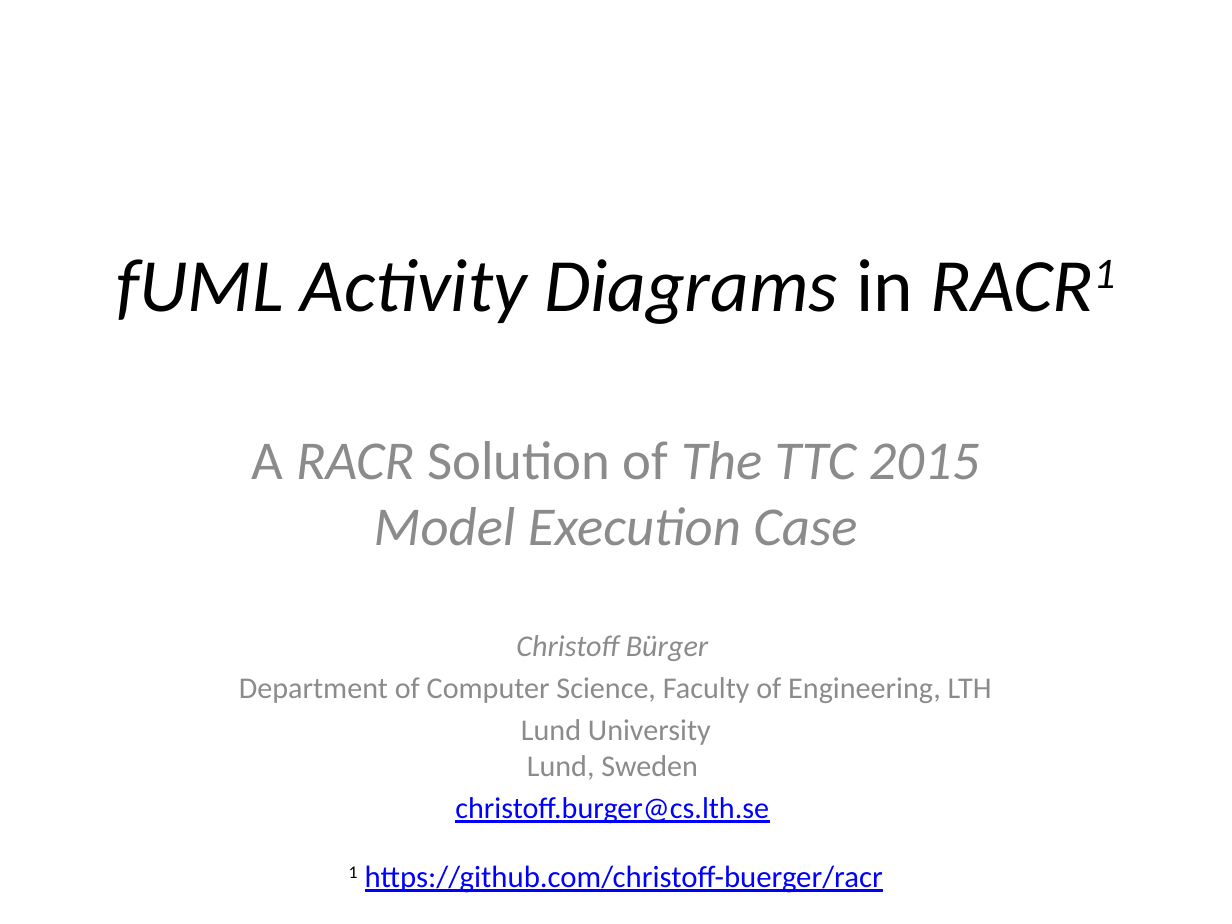
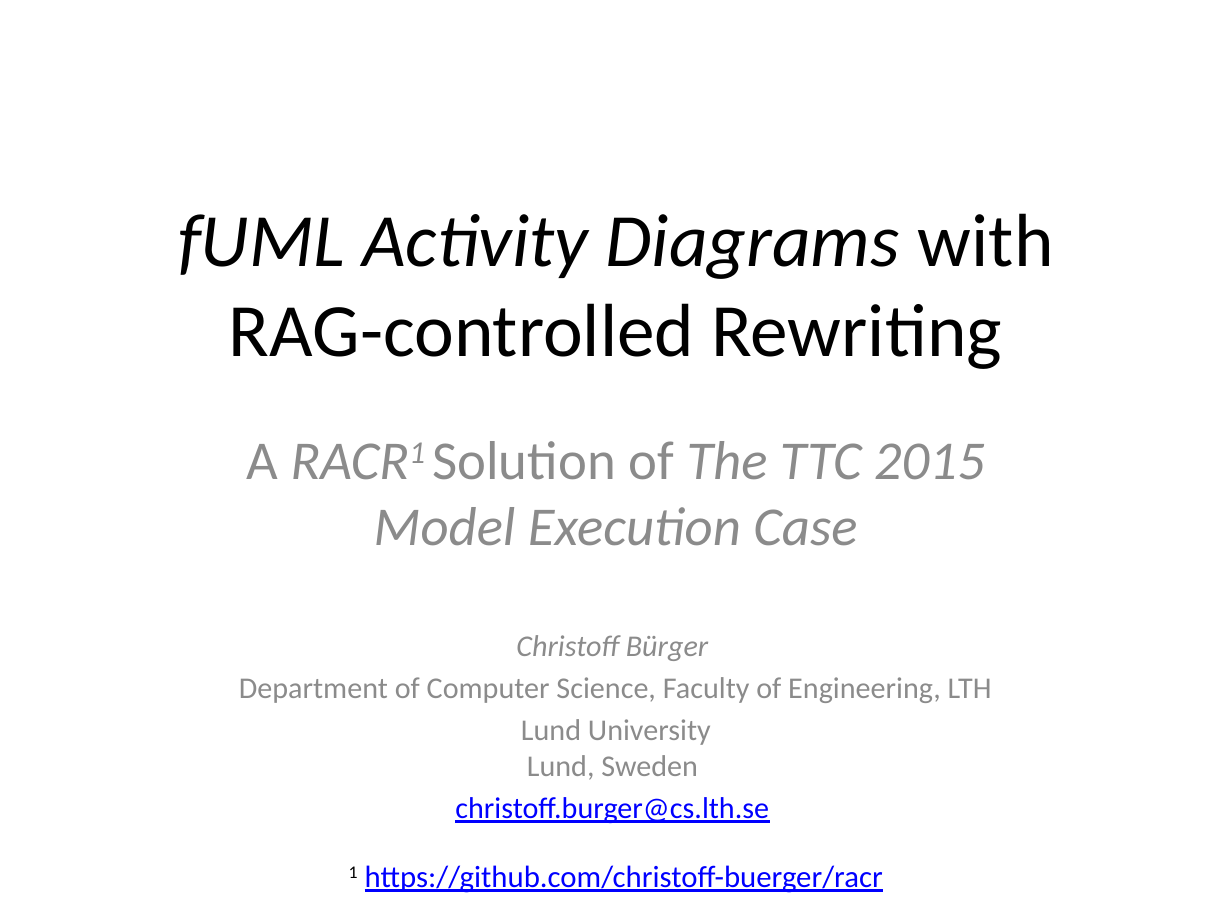
Before and after one commit to christoff-buerger/racr, a slide deck: slide 1 of examples/ttc-2015-fuml-activity-diagrams/documentation/figures/solution-presentation.pptx. Drawn at 1232x924 pixels with LibreOffice and Linux fonts; fonts in the diff are those of the drawing. Boxes give left, top, right and bottom in pixels: in the first picture for what was removed or moved away, otherwise in the second. Text is boxed around its words. In the diff, an @@ line names an element or a change of style, - is before the commit and + after.

Commit message:
Examples (ttc-2015-fuml-activity-diagrams, documentation): Updated solution presentation.

```diff
--- a/examples/ttc-2015-fuml-activity-diagrams/documentation/figures/solution-presentation.pptx
+++ b/examples/ttc-2015-fuml-activity-diagrams/documentation/figures/solution-presentation.pptx
@@ title at <box>178,213,1054,369</box>: text changed; italic off @@
-fUML Activity Diagrams in RACR1
+fUML Activity Diagrams with RAG-controlled Rewriting
@@ subtitle at <box>246,441,985,546</box>: text changed @@
-A RACR Solution of The TTC 2015 Model Execution Case
+A RACR1 Solution of The TTC 2015 Model Execution Case
```
Also in this commit, not shown: 4 other slides changed, 4 slides added, 1 slide removed, 1 other file.
